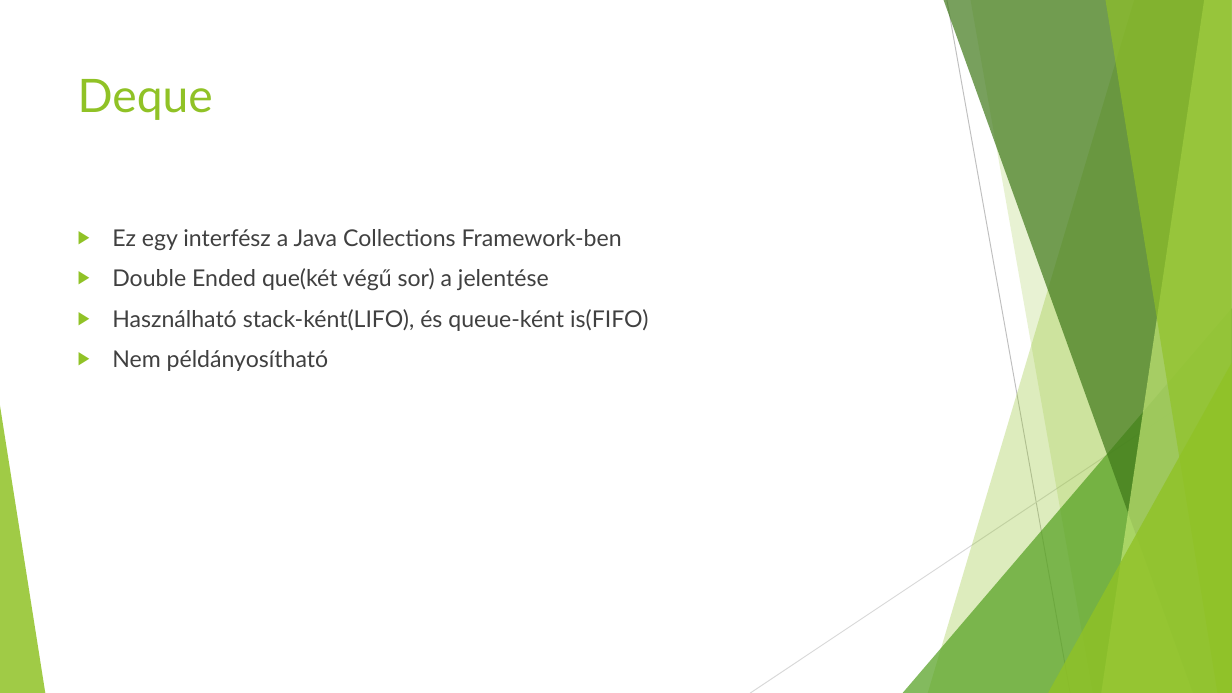
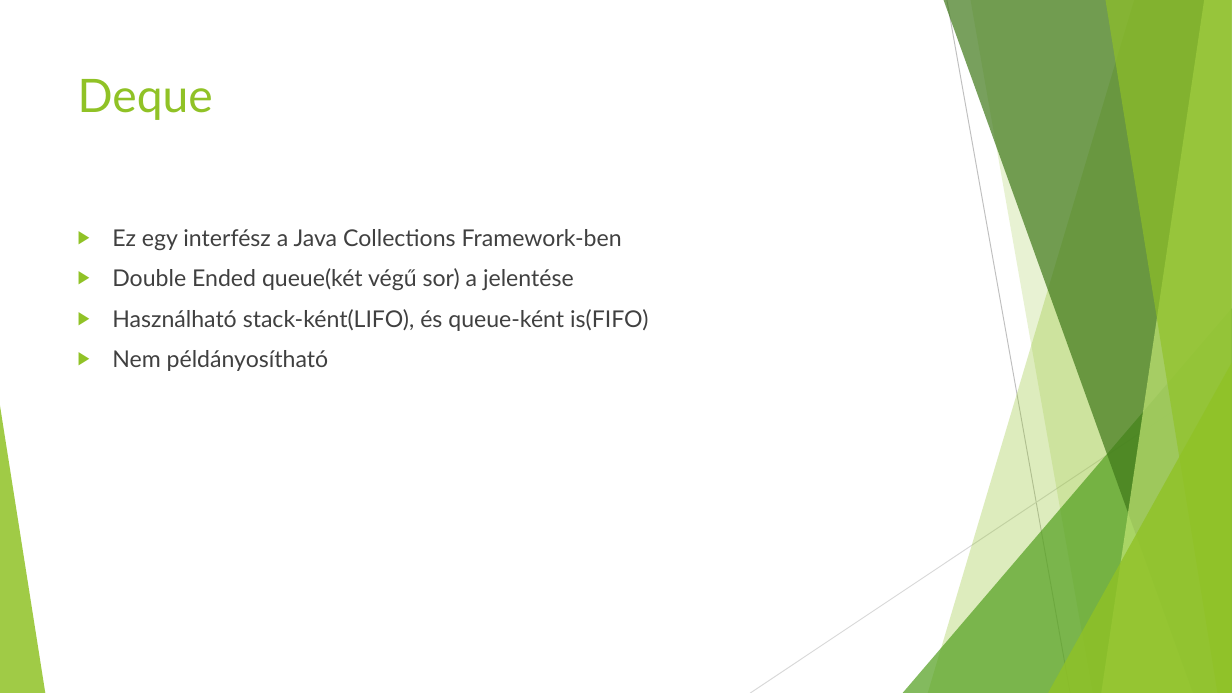
Before and after one commit to pinkooliver94/array-deque, a slide deck: slide 1 of doc/arraydeque.pptx. Drawn at 1232x693 pixels with LibreOffice and Linux fonts; fonts in the diff are those of the drawing. Boxes give left, top, right and bottom in pixels: in the first picture for what was removed or moved away, otherwise in the second. Text is boxed around its words. In the diff, an @@ line names an element or a change of style, - is before the commit and + after.

```diff
--- a/doc/arraydeque.pptx
+++ b/doc/arraydeque.pptx
@@ text at <box>112,268,574,290</box>: text changed @@
-▶ Double Ended que(két végű sor) a jelentése
+▶ Double Ended queue(két végű sor) a jelentése
```
Also in this commit, not shown: 1 other file.
